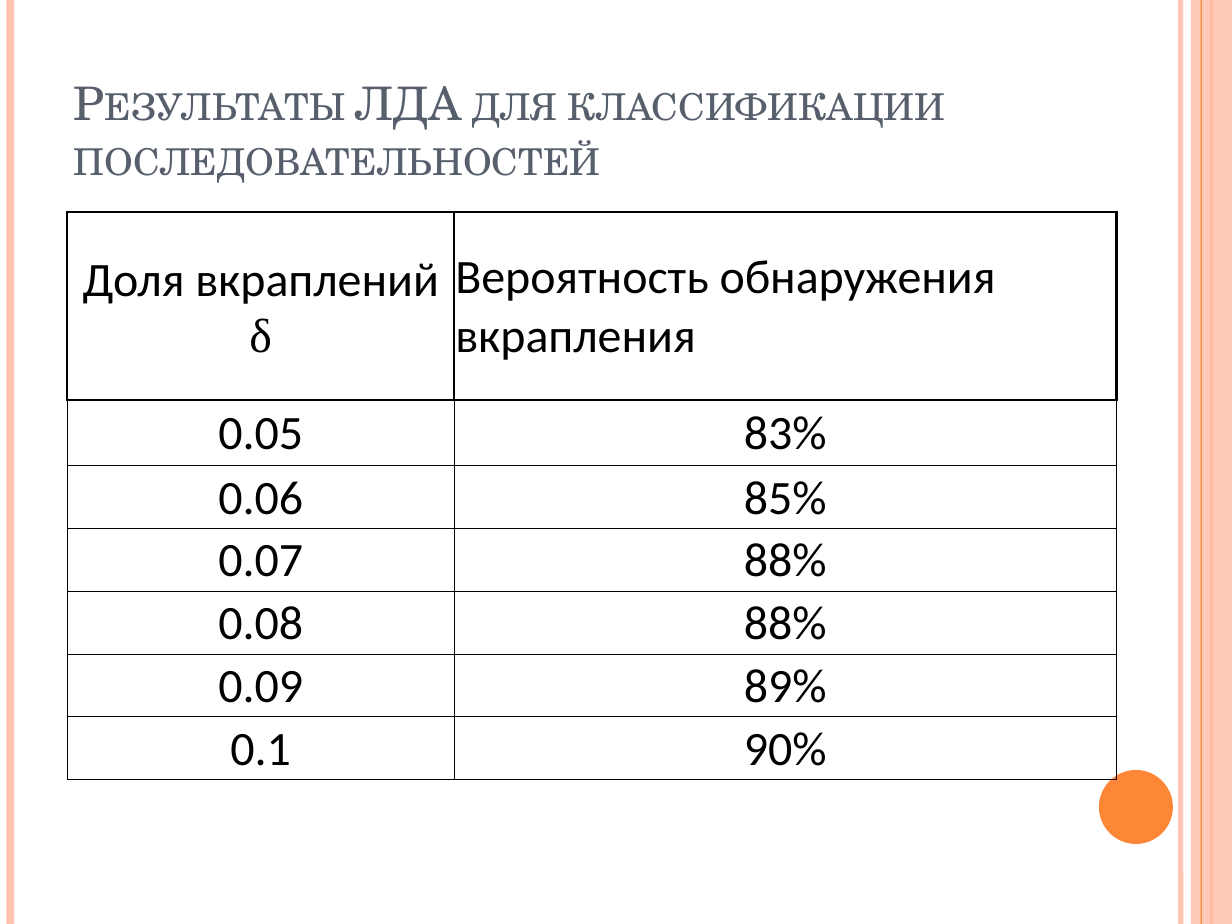
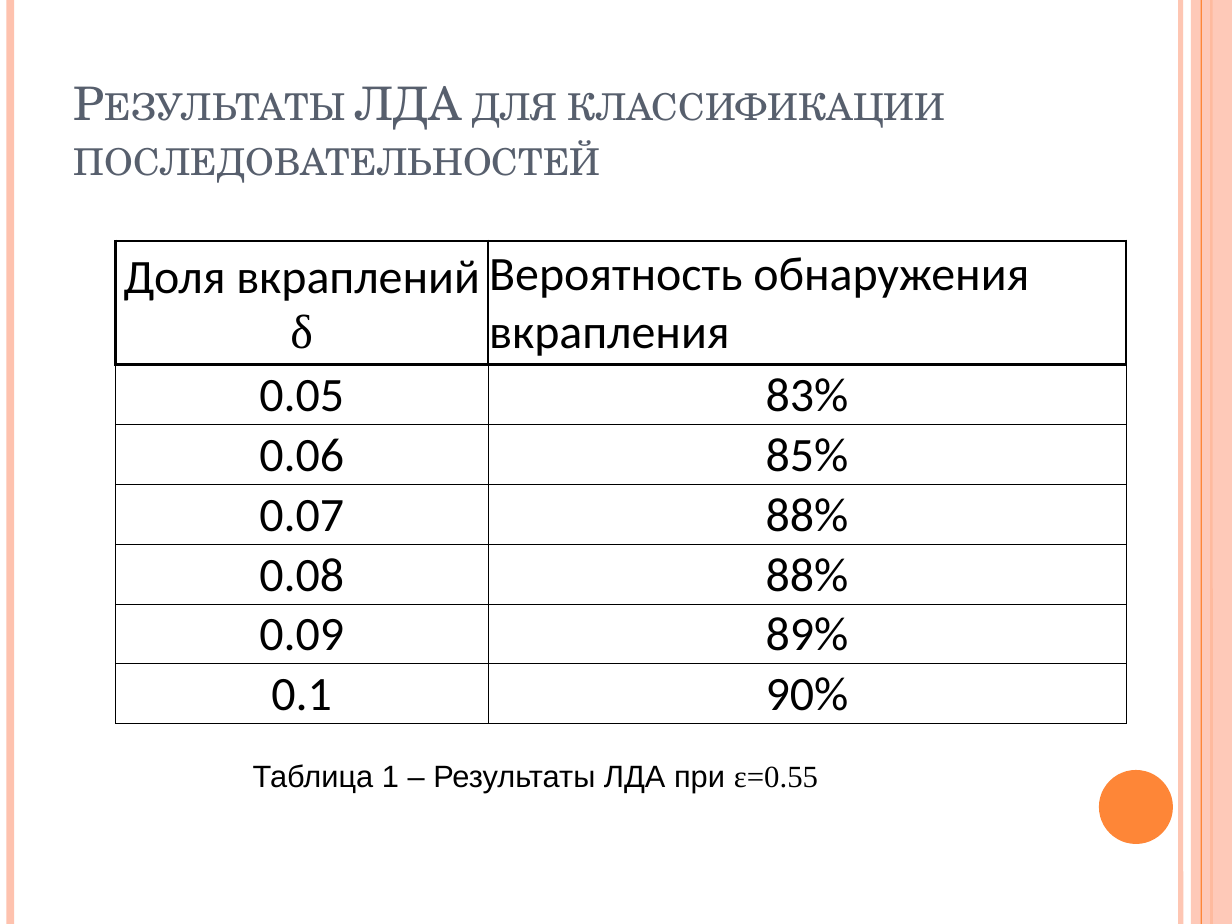
Before and after one commit to shymic/Tex-Diploma, a slide deck: slide 12 of Диплом/Шимко А. Ч..pptx (slide 8 before the commit). Drawn at 1232x924 pixels with LibreOffice and Linux fonts; fonts in the diff are those of the drawing. Boxes give left, top, right and bottom in pixels: in the first picture for what was removed or moved away, otherwise in the second. Text is boxed around its words. In the diff, an @@ line names an element or a change of style, - is before the commit and + after.

```diff
--- a/Диплом/Шимко А. Ч..pptx
+++ b/Диплом/Шимко А. Ч..pptx
@@ table resized from (x1=68, y1=212, x2=1117, y2=780) to (x1=116, y1=240, x2=1126, y2=717) @@
@@ text added at (x1=253, y1=764, x2=818, y2=793), 18 pt, text #000000 @@
+Таблица 1 – Результаты ЛДА при ε=0.55
```
Also in this commit, not shown: 5 other slides changed, 8 slides added, 3 slides removed, 15 other files.
